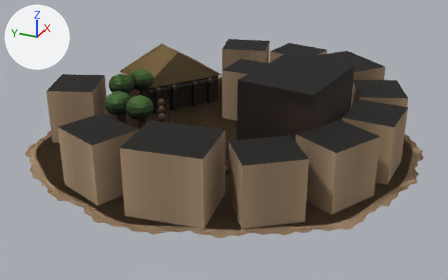
Before and after pictures for a commit that changed the glTF model src/assets/map/towns/bronze-town-medium-a-westafrica.glb.
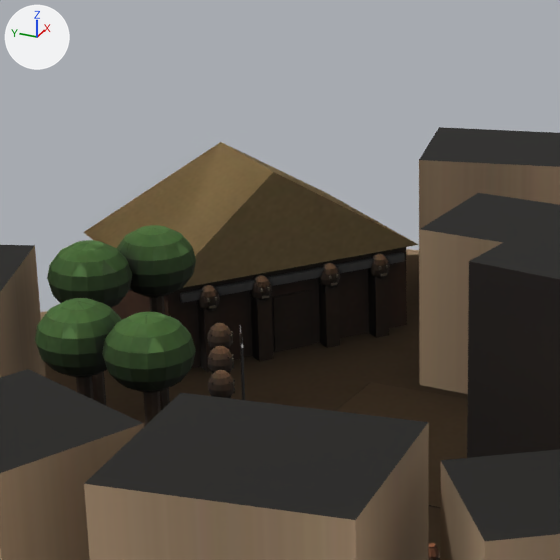
The first picture shows the older version from a 50 mm lens placed at (-8.1, -3.61, 4.02), pointed at (-0.26, -0.09, 0.1). The close-ups show the older and then the newer version on the part from 21% to 59% of the width and 0% to 61% of the height of that picture. Only the edits that show in the close-ups are written down. Arrows for +X, +Y and +Z are at upper left; the lights stay in place. Where no turn or scale is listed for an object, it has been applied to the vertices. Vertices at exactly the same position are counted once.

Before the edit, the objects in view are built like this:
```python
me_mesh_0 = bpy.data.meshes.new('Mesh_0')
me_mesh_0.from_pydata(...)  # 5850 vertices, 10828 faces; spans x 0.0..5.99, y -5.92..0.0, z 0.0..1.28
# faces by material slot: [8116, 480, 2232]
me_mesh_0.materials.append(mat_town)
me_mesh_0.materials.append(mat_ground)
me_mesh_0.materials.append(mat_team)
me_mesh_1 = bpy.data.meshes.new('Mesh_1')
me_mesh_1.from_pydata(...)  # 3302 vertices, 4613 faces; spans x 0.0..5.99, y -5.92..0.0, z 0.0..1.27
# faces by material slot: [3061, 480, 1072]
me_mesh_1.materials.append(mat_town)
me_mesh_1.materials.append(mat_ground)
me_mesh_1.materials.append(mat_team)
me_mesh_2 = bpy.data.meshes.new('Mesh_2')
me_mesh_2.from_pydata(...)  # 599 vertices, 626 faces; spans x 0.0..5.99, y -5.92..0.0, z 0.0..1.28
# faces by material slot: [296, 286, 44]
me_mesh_2.materials.append(mat_town)
me_mesh_2.materials.append(mat_ground)
me_mesh_2.materials.append(mat_team)
ob_mesh_0 = bpy.data.objects.new('Mesh_0', me_mesh_0)
ob_mesh_0.location = (-3.001, 2.91, 0.0)
ob_mesh_1 = bpy.data.objects.new('Mesh_1', me_mesh_1)
ob_mesh_1.location = (-3.001, 2.91, 0.0)
ob_mesh_2 = bpy.data.objects.new('Mesh_2', me_mesh_2)
ob_mesh_2.location = (-3.001, 2.91, 0.0)
```
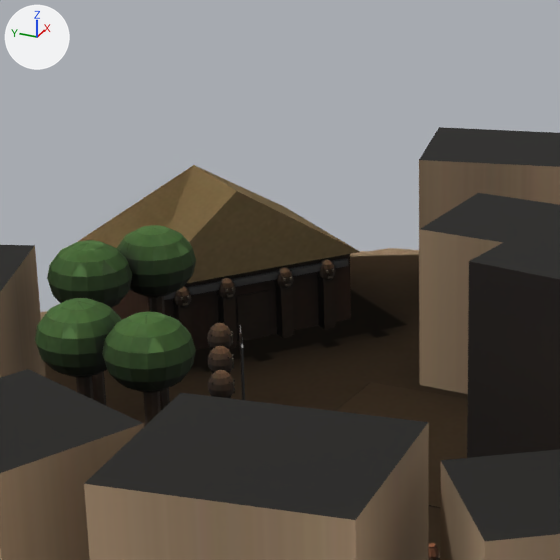
The change, as a diff of the scene's bpy script:
```diff
--- a/src/assets/map/towns/bronze-town-medium-a-westafrica.glb.py
+++ b/src/assets/map/towns/bronze-town-medium-a-westafrica.glb.py
@@ me_mesh_0 @@
 me_mesh_0.from_pydata(...)  # 5850 vertices, 10828 faces; spans x 0.0..5.99, y -5.92..0.0, z 0.0..1.28
 # used by ob_mesh_0; location = (-3.001, 2.91, 0.0)
+# me_mesh_0 part 1: the loose piece of 8 vertices spanning x 3.3..5.02, y -2.12..-0.49, z 0.0..0.5 is scaled about its middle by 0.852, then moved by (0.0, 0.2, -0.04)
+# me_mesh_0 part 2: the loose piece of 6 vertices spanning x 3.23..5.09, y -2.19..-0.42, z 0.5..0.96 is scaled about its middle by 0.852, then moved by (0.0, 0.2, -0.11)
+# me_mesh_0 part 3: the loose piece of 114 vertices spanning x 3.38..3.5, y -1.52..-1.4, z 0.34..0.49 is scaled about its middle by 0.852, then moved by (0.11, 0.22, -0.06)
+# me_mesh_0 part 4: the loose piece of 8 vertices spanning x 3.62..3.74, y -1.69..-1.58, z 0.0..0.45 is scaled about its middle by 0.853, then moved by (0.07, 0.25, -0.03)
+# me_mesh_0 part 5: the loose piece of 114 vertices spanning x 3.62..3.74, y -1.69..-1.58, z 0.34..0.49 is scaled about its middle by 0.852, then moved by (0.07, 0.25, -0.06)
+# me_mesh_0 part 6: the loose piece of 8 vertices spanning x 3.95..4.06, y -1.93..-1.81, z 0.0..0.45 is scaled about its middle by (0.853, 0.849, 0.852), then moved by (0.02, 0.28, -0.03)
+# me_mesh_0 part 7: the loose piece of 114 vertices spanning x 3.94..4.06, y -1.93..-1.81, z 0.34..0.49 is scaled about its middle by 0.853, then moved by (0.02, 0.28, -0.06)
+# me_mesh_0 part 8: the loose piece of 8 vertices spanning x 4.19..4.3, y -2.1..-1.99, z 0.0..0.45 is scaled about its middle by 0.853, then moved by (-0.01, 0.31, -0.03)
+# me_mesh_0 part 9: the loose piece of 114 vertices spanning x 4.19..4.3, y -2.11..-1.99, z 0.34..0.49 is scaled about its middle by 0.852, then moved by (-0.01, 0.31, -0.06)
+# me_mesh_0 part 10: the loose piece of 8 vertices spanning x 3.77..3.96, y -1.79..-1.65, z 0.0..0.34 is scaled about its middle by 0.852, then moved by (0.04, 0.26, -0.03)
+# me_mesh_0 part 11: the loose piece of 8 vertices spanning x 3.3..4.37, y -2.15..-1.36, z 0.43..0.47 is scaled about its middle by 0.852, then moved by (0.05, 0.27, -0.07)
 me_mesh_0.materials.append(mat_town)
@@ me_mesh_1 @@
 me_mesh_1.from_pydata(...)  # 3302 vertices, 4613 faces; spans x 0.0..5.99, y -5.92..0.0, z 0.0..1.27
 # used by ob_mesh_1; location = (-3.001, 2.91, 0.0)
+# me_mesh_1 part 12: the loose piece of 8 vertices spanning x 3.3..5.02, y -2.12..-0.49, z 0.0..0.5 is scaled about its middle by 0.852, then moved by (0.0, 0.2, -0.04)
 me_mesh_1.materials.append(mat_town)
@@ me_mesh_2 @@
 me_mesh_2.from_pydata(...)  # 599 vertices, 626 faces; spans x 0.0..5.99, y -5.92..0.0, z 0.0..1.28
 # used by ob_mesh_2; location = (-3.001, 2.91, 0.0)
+# me_mesh_2 part 13: the loose piece of 8 vertices spanning x 3.3..5.02, y -2.12..-0.49, z 0.0..0.5 is scaled about its middle by 0.852, then moved by (0.0, 0.2, -0.04)
 me_mesh_2.materials.append(mat_town)
```

Changed parts and their boxes [x1, y1, x2, y2] in the close-ups (560 x 560 px; the box of a moved part takes in the faces that stretch with it):
'Mesh_0', reshaped: before [35, 142, 468, 560]; after [35, 165, 468, 560]
'Mesh_1', reshaped: before [127, 247, 407, 374]; after [120, 254, 351, 398]
part 1 of me_mesh_0, moved or reshaped: before [173, 248, 406, 323]; after [205, 254, 349, 318]
part 2 of me_mesh_0, moved or reshaped: before [83, 142, 419, 288]; after [78, 165, 360, 283]
part 3 of me_mesh_0, moved or reshaped: before [196, 285, 220, 311]; after [172, 286, 191, 308]
part 4 of me_mesh_0, moved or reshaped: before [251, 284, 273, 362]; after [218, 287, 237, 349]
part 5 of me_mesh_0, moved or reshaped: before [249, 275, 272, 301]; after [216, 278, 236, 300]
part 6 of me_mesh_0, moved or reshaped: before [319, 273, 327, 347]; after [276, 276, 283, 338]
part 7 of me_mesh_0, moved or reshaped: before [318, 263, 340, 288]; after [275, 267, 293, 289]
part 8 of me_mesh_0, moved or reshaped: before [368, 262, 389, 338]; after [318, 268, 336, 330]
part 9 of me_mesh_0, moved or reshaped: before [367, 253, 389, 279]; after [317, 259, 335, 281]
part 10 of me_mesh_0, moved or reshaped: before [273, 290, 312, 352]; after [236, 290, 270, 342]
part 11 of me_mesh_0, moved or reshaped: before [180, 252, 405, 303]; after [164, 258, 348, 300]
part 12 of me_mesh_1, moved or reshaped: before [144, 247, 406, 316]; after [144, 254, 351, 311]
part 13 of me_mesh_2, moved or reshaped: before [112, 289, 393, 368]; after [112, 295, 337, 349]
